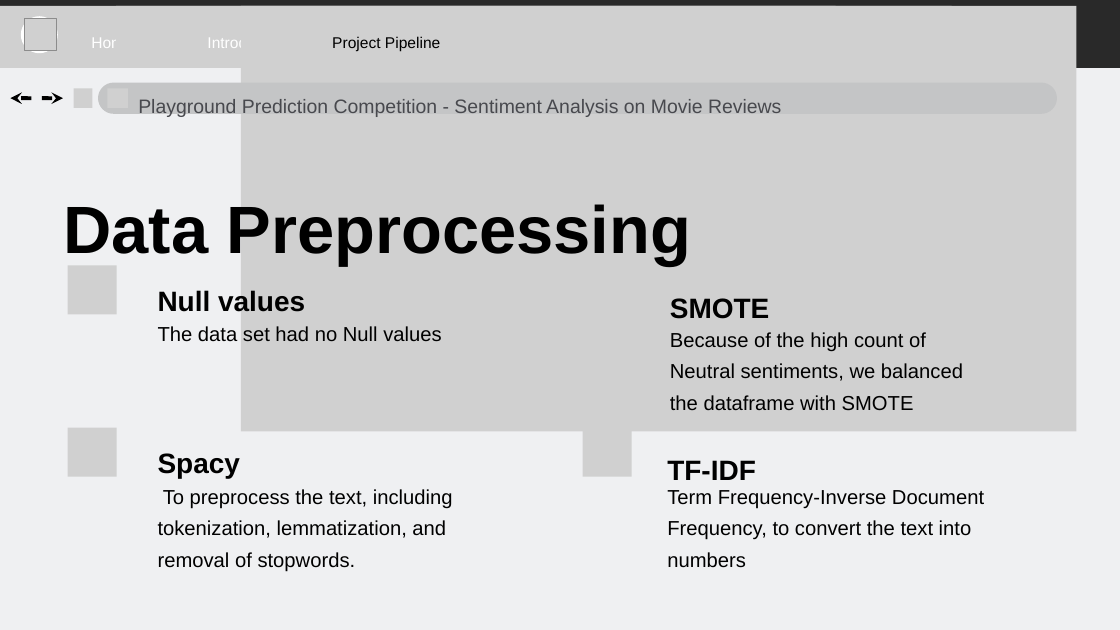
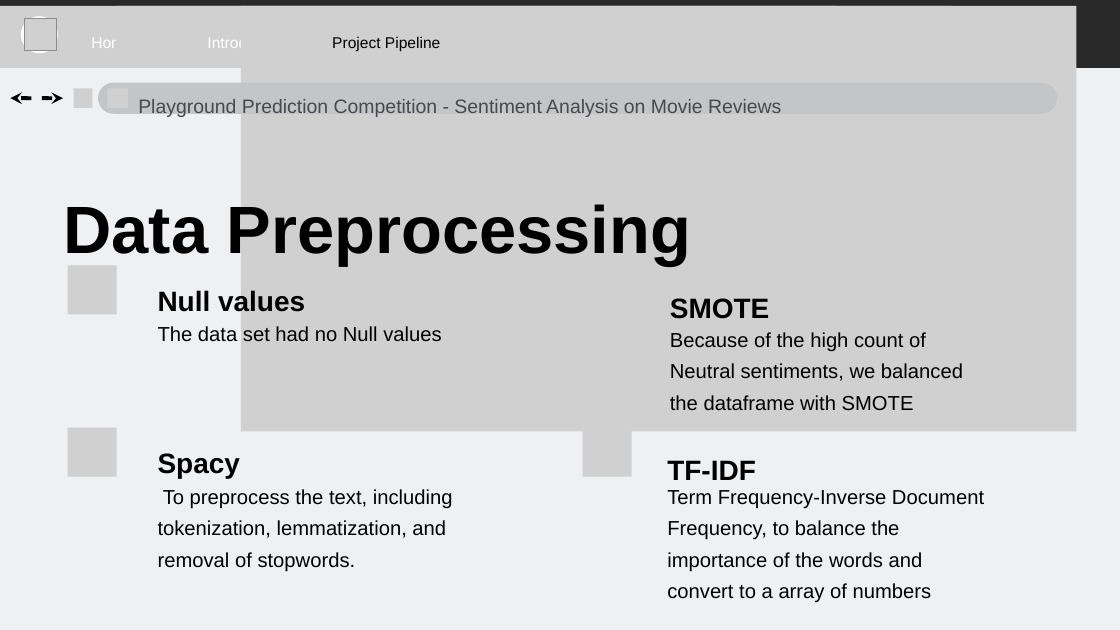
Before and after one commit to ShaQ90/final_project, a slide deck: slide 5 of slides/Final_project_presentation.odp. Drawn at 1120x630 pixels with LibreOffice and Linux fonts; fonts in the diff are those of the drawing; grey boxes stand for pictures; background and template pictures are left out. Boxes give left, top, right and bottom in pixels: in the first picture for what was removed or moved away, otherwise in the second. Text is boxed around its words. In the diff, an @@ line names an element or a change of style, - is before the commit and + after.

```diff
--- a/slides/Final_project_presentation.odp
+++ b/slides/Final_project_presentation.odp
@@ text at [667, 490, 984, 602]: text changed @@
-Term Frequency-Inverse Document Frequency, to convert the text into numbers
+Term Frequency-Inverse Document Frequency, to balance the importance of the words and convert to a array of numbers
```
Also in this commit, not shown: 6 other slides changed, 1 other file.
